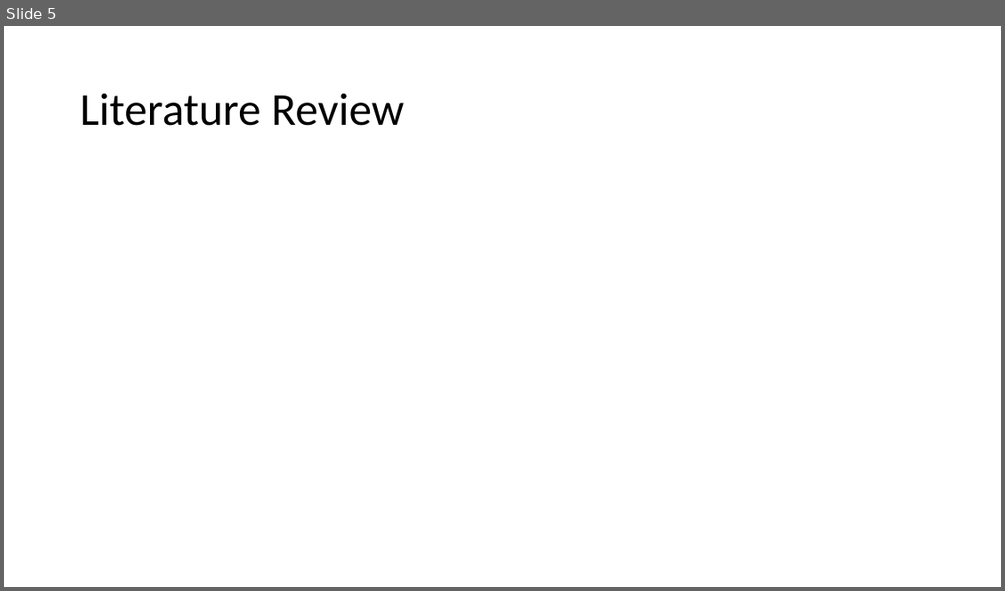
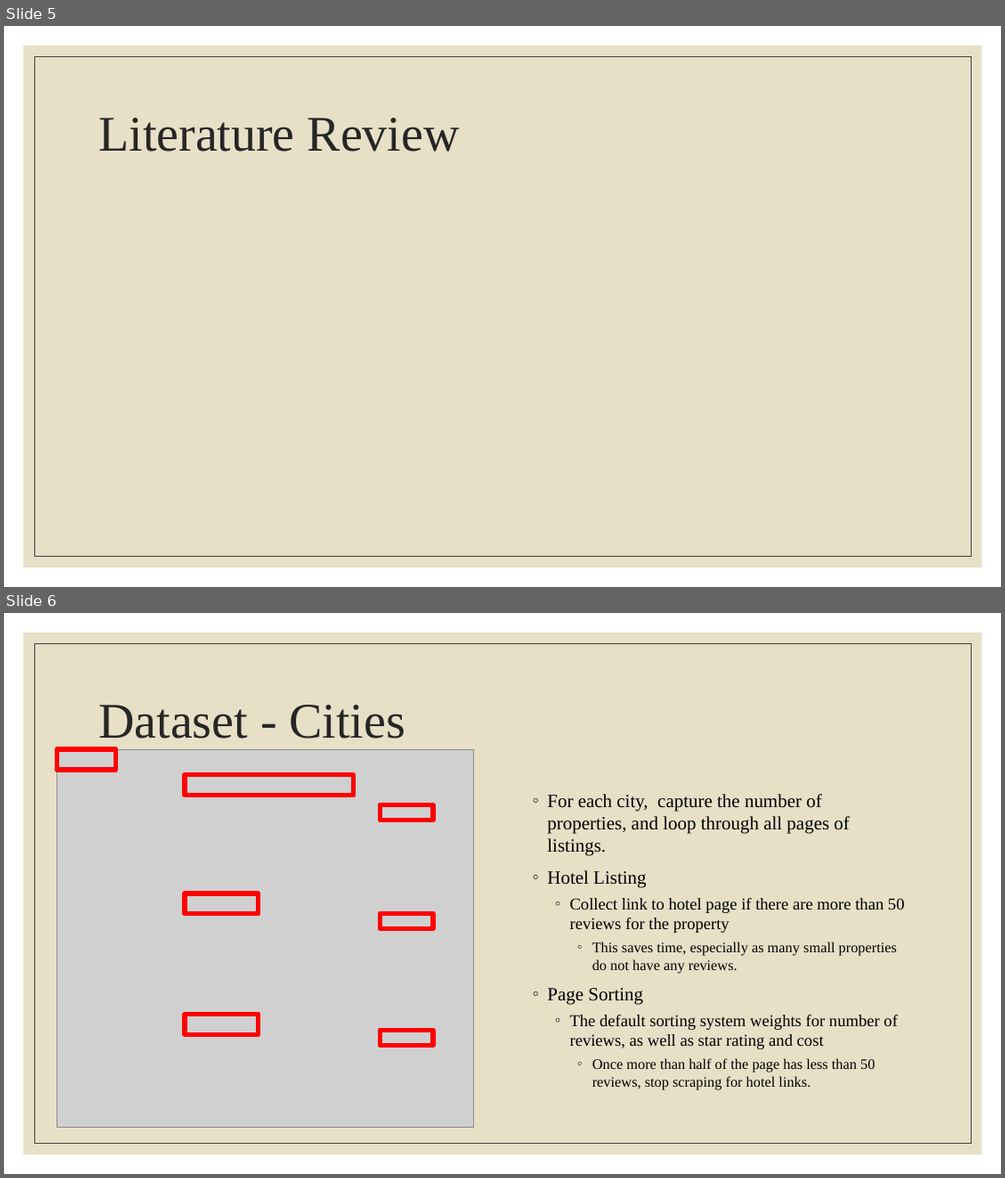
Before and after one commit to m-mcdougall/Capstone-DATS6501, a slide deck: Capstone Presentation.pptx. Shown one above the other, each under a label of ours: slide 5 before the commit, slides 5 and 6 after it. The pictures are 1005x591 and 1005x1178 pixels, drawn with LibreOffice and Linux fonts; fonts in the diff are those of the drawing; grey boxes stand for pictures. Boxes give left, top, right and bottom in pixels: in the first picture for what was removed or moved away, otherwise in the second. Text is boxed around its words. In the diff, an @@ line names an element or a change of style, - is before the commit and + after.

```diff
--- a/Capstone Presentation.pptx
+++ b/Capstone Presentation.pptx
@@ slide 6 added at (4,613,1001,1174), background #FFFFFF; not listed: 2 template elements that a slide beside it also shows @@
@@ title added at (98,705,405,738), 48 pt, text #262626 @@
+Dataset - Cities
@@ picture added at (57,749,474,1127) @@
@@ rectangle added at (57,749,116,770), outline #FF0000 4.5 pt @@
@@ rectangle added at (185,774,354,795), outline #FF0000 4.5 pt @@
@@ text added at (547,794,905,1090), 16 pt, text #000000 @@
+◦ For each city, capture the number of properties, and loop through all pages of listings.
+◦ Hotel Listing
+  ◦ Collect link to hotel page if there are more than 50 reviews for the property
+    ◦ This saves time, especially as many small properties do not have any reviews.
+◦ Page Sorting
+  ◦ The default sorting system weights for number of reviews, as well as star rating and cost
+    ◦ Once more than half of the page has less than 50 reviews, stop scraping for hotel links.
@@ rectangle added at (380,805,433,821), outline #FF0000 4.5 pt @@
@@ rectangle added at (185,893,259,914), outline #FF0000 4.5 pt @@
@@ rectangle added at (380,914,433,929), outline #FF0000 4.5 pt @@
@@ rectangle added at (185,1013,259,1034), outline #FF0000 4.5 pt @@
@@ rectangle added at (380,1030,433,1046), outline #FF0000 4.5 pt @@
@@ slide 5 changed as well @@
@@ rectangle added at (24,46,982,567), fill #E7E0C7 @@
@@ rectangle added at (34,56,971,556), outline #404040 0.5 pt @@
@@ title "Literature Review": place and size @@
-title "Literature Review" at (80,93,404,126)
+title "Literature Review" at (98,118,460,151)
@@ title "Literature Review" at (98,118,460,151): size 44 to 48 pt, font Calibri to Times New Roman, text colour #000000 to #262626 @@
```
Also in this commit, not shown: 5 other slides changed, 16 other slides added, 4 slides removed, 4 other files.
